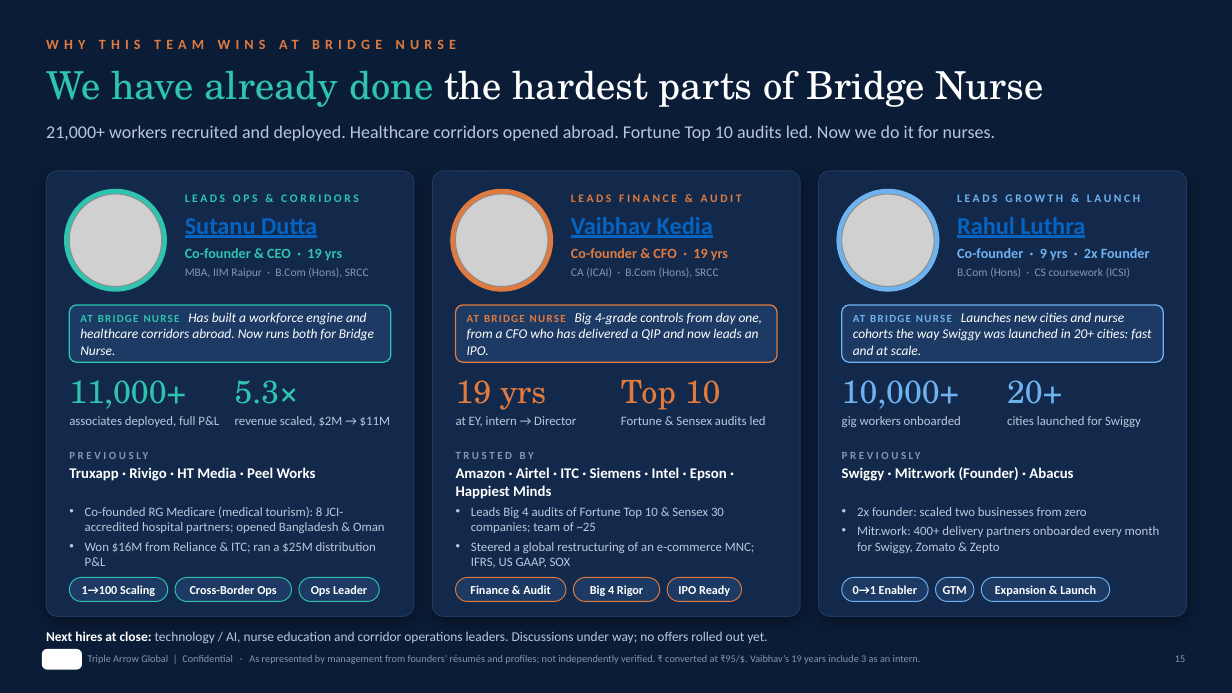
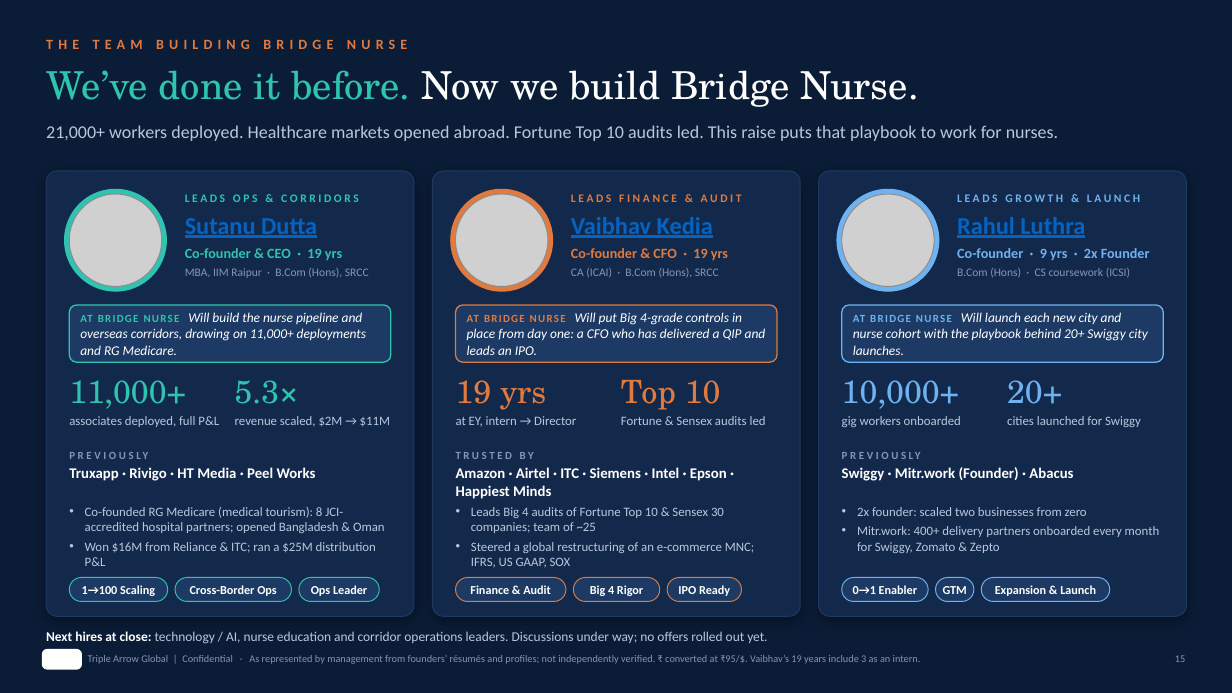
Before and after one commit to imrahulluthra/New, a slide deck: slide 1 of Founder_Slide_v2.pptx. Drawn at 1232x693 pixels with LibreOffice and Linux fonts; fonts in the diff are those of the drawing; grey boxes stand for pictures; background and template pictures are left out. Boxes give left, top, right and bottom in pixels: in the first picture for what was removed or moved away, otherwise in the second. Text is boxed around its words. In the diff, an @@ line names an element or a change of style, - is before the commit and + after.

```diff
--- a/Founder_Slide_v2.pptx
+++ b/Founder_Slide_v2.pptx
@@ text at (46, 39, 407, 49): text changed @@
-WHY THIS TEAM WINS AT BRIDGE NURSE
+THE TEAM BUILDING BRIDGE NURSE
@@ text at (46, 70, 919, 107): text changed @@
-We have already done the hardest parts of Bridge Nurse
+We’ve done it before. Now we build Bridge Nurse.
@@ text at (46, 125, 1058, 141): text changed @@
-21,000+ workers recruited and deployed. Healthcare corridors opened abroad. Fortune Top 10 audits led. Now we do it for nurses.
+21,000+ workers deployed. Healthcare markets opened abroad. Fortune Top 10 audits led. This raise puts that playbook to work for nurses.
@@ text at (80, 312, 366, 355): text changed @@
-AT BRIDGE NURSE Has built a workforce engine and healthcare corridors abroad. Now runs both for Bridge Nurse.
+AT BRIDGE NURSE Will build the nurse pipeline and overseas corridors, drawing on 11,000+ deployments and RG Medicare.
@@ text at (467, 312, 766, 355): text changed @@
-AT BRIDGE NURSE Big 4-grade controls from day one, from a CFO who has delivered a QIP and now leads an IPO.
+AT BRIDGE NURSE Will put Big 4-grade controls in place from day one: a CFO who has delivered a QIP and leads an IPO.
@@ text at (467, 312, 1148, 355): text changed @@
-AT BRIDGE NURSE Launches new cities and nurse cohorts the way Swiggy was launched in 20+ cities: fast and at scale.
+AT BRIDGE NURSE Will launch each new city and nurse cohort with the playbook behind 20+ Swiggy city launches.
```
Also in this commit, not shown: 1 other file.
